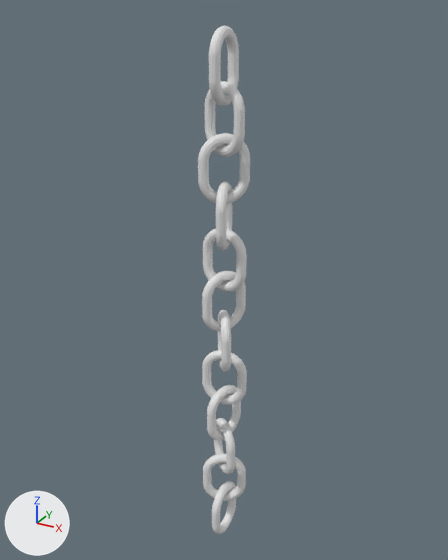
One commit to the FBX model Assets/Ressources/Traps/EnclumeTrap/chain.fbx: the scene before it, then after it.
The view is the same before and after, from a camera (50 mm lens) standing at (13.7, -24.9, 27.1) and looking at (-0.4, 0.7, 14.3). Lighting does not change. The marker at lower left points along +X, +Y and +Z. Where no turn or scale is listed for an object, it has been applied to the vertices.
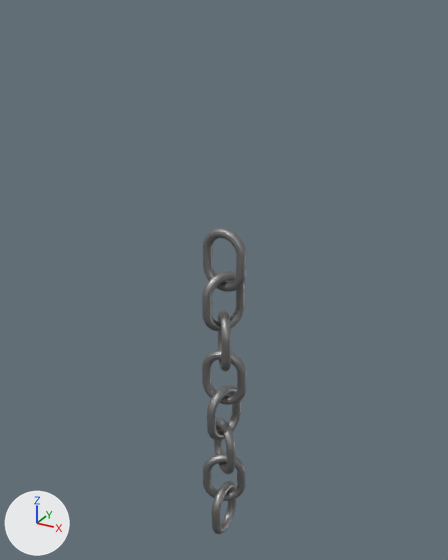
The change, as JSON lines over the scene's bpy script:
```json
{"op": "add", "block": "mat_material_001", "code": ["mat_material_001 = principled_material('Material.001')", "mat_material_001.base_color = (0.295, 0.295, 0.295)  # grey #949494", "mat_material_001.metallic = 0.961"]}
{"block": "me_torus", "where": "# used by ob_torus; location = (0.0, 0.0, 0.0)"}
{"op": "remove", "block": "me_torus", "code": "me_torus.from_pydata(...)  # 6624 vertices, 6624 faces; spans x -1.2..1.2, y -1.2..1.2, z -1.6..26.4"}
{"op": "add", "block": "me_torus", "code": "me_torus.from_pydata(...)  # 4416 vertices, 4416 faces; spans x -1.2..1.2, y -1.2..1.2, z -1.6..17.4"}
{"block": "me_torus", "change": "me_torus part 1: the loose piece of 552 vertices spanning x -0.6..0.6, y -1.2..1.2, z 16.4..19.7 is deleted"}
{"block": "me_torus", "change": "me_torus part 2: the loose piece of 552 vertices spanning x -0.9..0.9, y -0.9..0.9, z 18.6..21.9 is deleted"}
{"block": "me_torus", "change": "me_torus part 3: the loose piece of 552 vertices spanning x -1.2..1.2, y -0.6..0.6, z 20.9..24.2 is deleted"}
{"block": "me_torus", "change": "me_torus part 4: the loose piece of 552 vertices spanning x -0.3..0.3, y -1.2..1.2, z 23.1..26.4 is deleted"}
{"block": "me_torus", "change": "me_torus part 5: 4416 faces spanning x -1.2..1.2, y -1.2..1.2, z -1.6..17.4 switch from no material to mat_material_001 (grey #949494)"}
```

Location of each change, (x1, y1, x2, y2) in pixels of the pictures (448 x 560 px):
```json
{"object": "Torus", "change": "reshaped", "before": [198, 25, 250, 534], "after": [202, 228, 247, 534], "on screen": "13% narrower, 40% shorter"}
{"part": 1, "of": "me_torus", "change": "deleted", "before": [216, 182, 232, 250]}
{"part": 2, "of": "me_torus", "change": "deleted", "before": [198, 133, 250, 204]}
{"part": 3, "of": "me_torus", "change": "deleted", "before": [205, 81, 245, 157]}
{"part": 4, "of": "me_torus", "change": "deleted", "before": [209, 25, 239, 106]}
{"part": 5, "of": "me_torus", "change": "recoloured", "before": [202, 228, 247, 534], "after": [202, 228, 247, 534]}
```
